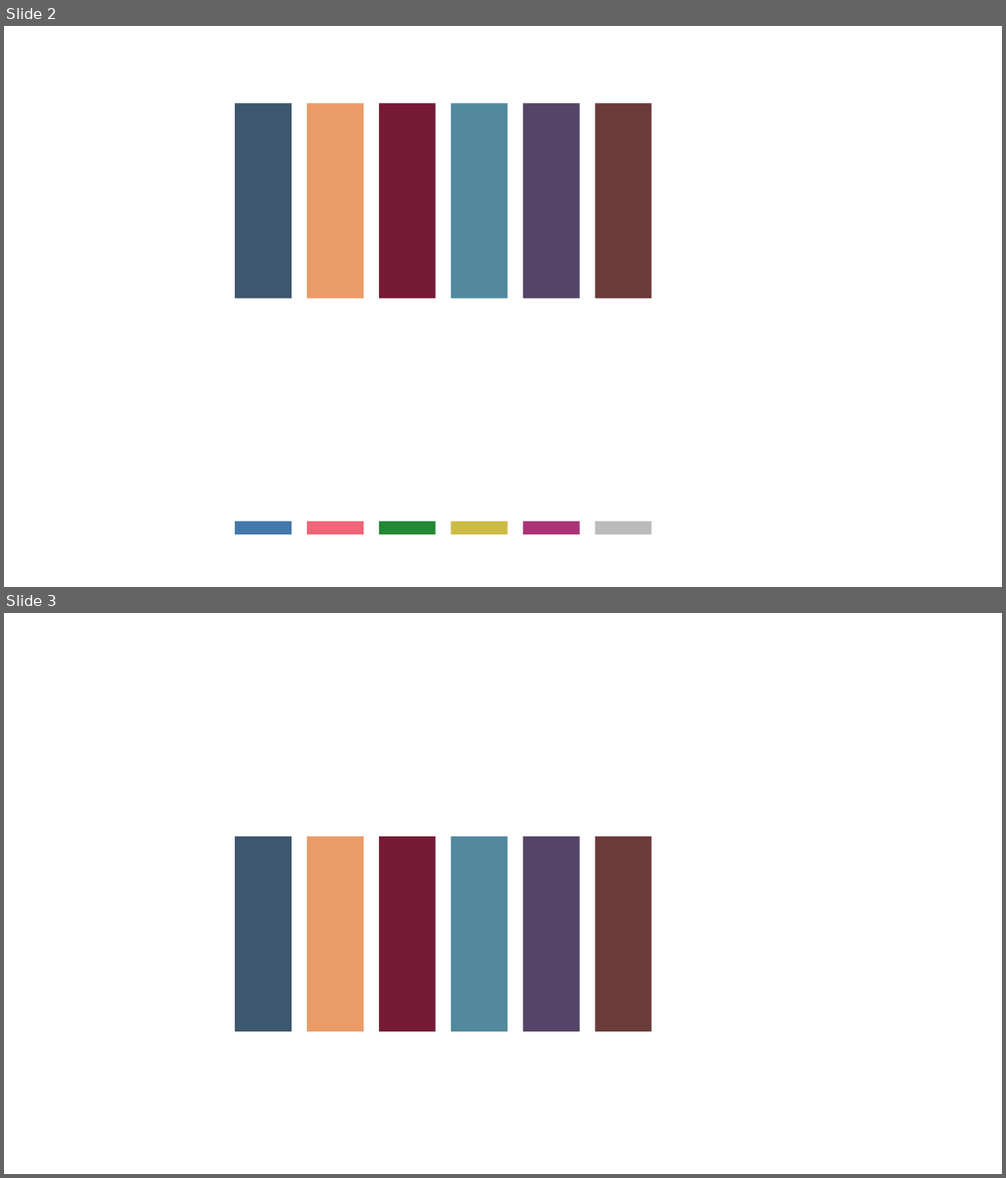
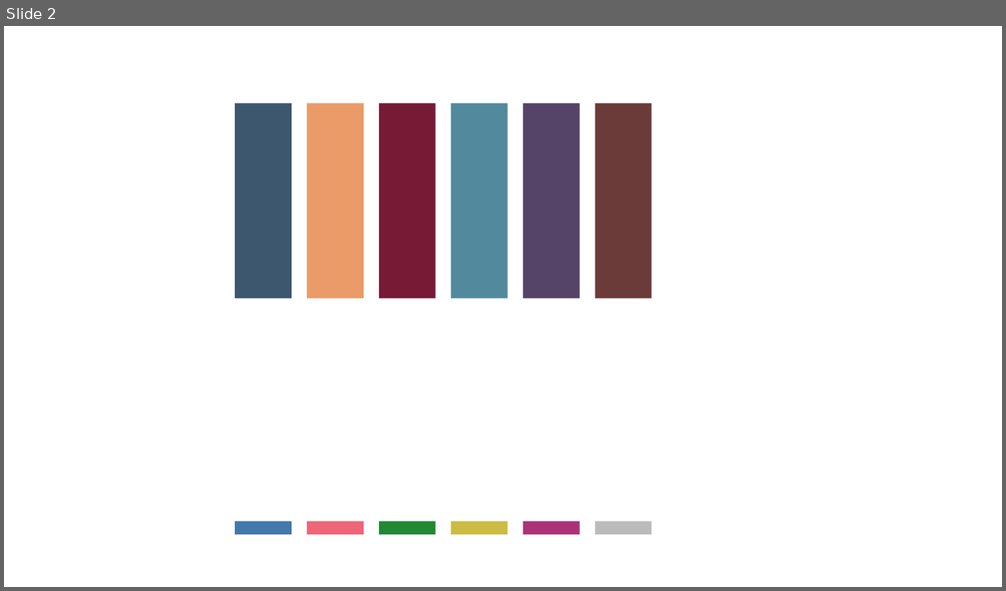
Before and after one commit to chrystalchern/mdof, a slide deck: docs/_templates/lilo_pallete.pptx. Shown one above the other, each under a label of ours: slides 2 and 3 before the commit, slide 2 after it. The pictures are 1006x1178 and 1006x591 pixels, drawn with LibreOffice and Linux fonts; fonts in the diff are those of the drawing. Boxes give left, top, right and bottom in pixels: in the first picture for what was removed or moved away, otherwise in the second. Text is boxed around its words. In the diff, an @@ line names an element or a change of style, - is before the commit and + after.

```diff
--- a/docs/_templates/lilo_pallete.pptx
+++ b/docs/_templates/lilo_pallete.pptx
@@ slide 3 removed at [4,613,1002,1174], background #FFFFFF @@
@@ rectangle removed at [235,837,292,1033] @@
@@ rectangle removed at [307,837,364,1033] @@
@@ rectangle removed at [379,837,436,1033] @@
@@ rectangle removed at [451,837,508,1033] @@
@@ rectangle removed at [522,837,580,1033] @@
@@ rectangle removed at [595,837,652,1033] @@
```
Also in this commit, not shown: 1 slide added, 3 other files.
